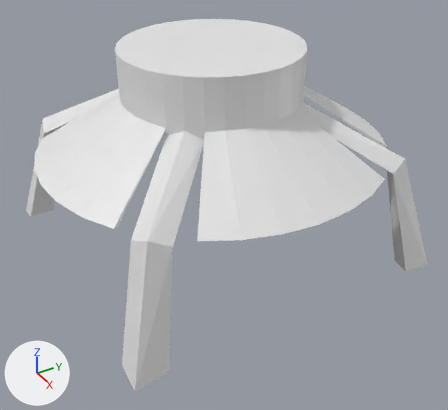
One commit to the Blender file BlenderFiles/spider_hat/spider_hat.blend: the scene before it, then after it.
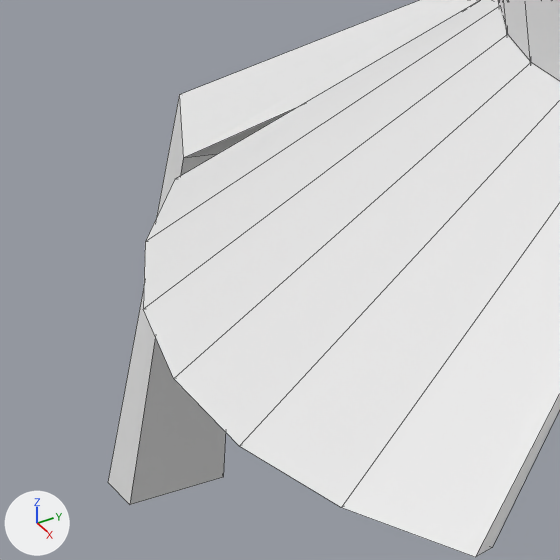
Old and new are each drawn whole from a camera (50 mm lens) standing at (5.6, -3.17, 2.24) and looking at (0.34, -0.05, -1.51) and again close up on the part from 0% to 30% of the width and 23% to 56% of the height. Lighting does not change. The marker at lower left points along +X, +Y and +Z. Both versions are drawn at the pose saved in each file; the numbers are the values there. The close-ups show mesh edges as thin lines.

Before the edit, the objects in view are built like this:
```python
me_cylinder = bpy.data.meshes.new('Cylinder')
me_cylinder.from_pydata(...)  # 86 vertices, 56 faces; spans x -1.98..0.0, y 0.0..1.98, z -3.18..1.0
me_cylinder_001 = bpy.data.meshes.new('Cylinder.001')
me_cylinder_001.from_pydata(...)  # 168 vertices, 80 faces; spans x -1.8..1.8, y -1.86..1.86, z -7.91..-1.0
ob_cylinder = bpy.data.objects.new('Cylinder', me_cylinder)
ob_cylinder.location = (0.0, 0.0, 0.0)
ob_cylinder.scale = (1.0, 1.0, 0.273)
_m = ob_cylinder.modifiers.new('Mirror', 'MIRROR')
_m.use_axis = (True, True, False)
ob_cylinder_001 = bpy.data.objects.new('Cylinder.001', me_cylinder_001)
ob_cylinder_001.location = (0.0, 0.0, 0.0)
ob_cylinder_001.scale = (1.0, 1.0, 0.273)
```
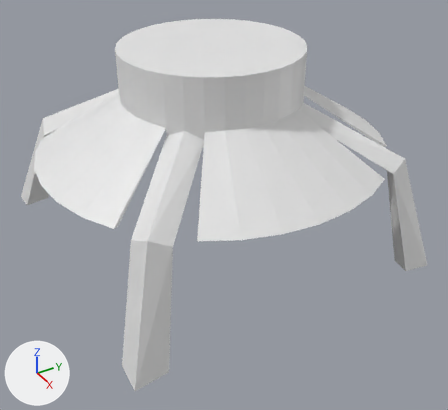
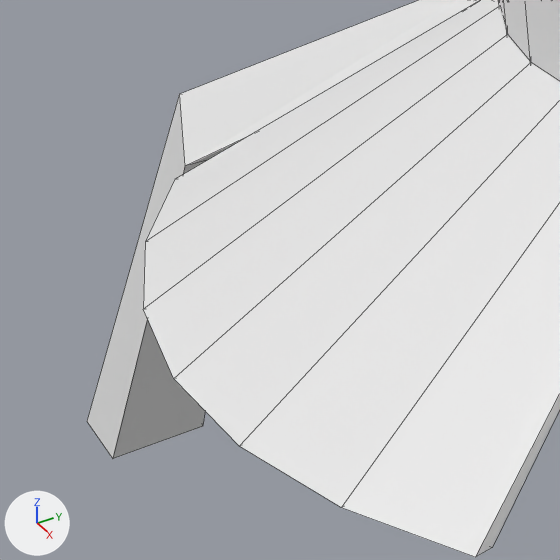
What changed in the scene script:
```text
Change me_cylinder_001:
    where me_cylinder_001.from_pydata(...)  # 168 vertices, 80 faces; spans x -1.8..1.8, y -1.86..1.86, z -7.91..-1.0
    used by ob_cylinder_001; location = (0.0, 0.0, 0.0); scale = (1.0, 1.0, 0.273)
    me_cylinder_001 part 1
    me_cylinder_001.vertices[118].co: (-1.39, -1.38, -3.52) -> (-1.41, -1.38, -3.54)
    me_cylinder_001.vertices[119].co: (-1.57, -1.29, -3.28) -> (-1.57, -1.29, -3.26)
    me_cylinder_001.vertices[120].co: (-1.51, -1.5, -2.92) -> (-1.5, -1.5, -2.9)  # pixel (179, 94)
    me_cylinder_001.vertices[121].co: (-1.29, -1.57, -3.28) -> (-1.3, -1.57, -3.38)  # pixel (183, 158) -> pixel (184, 166)
    me_cylinder_001.vertices[122].co: (-1.57, -1.54, -7.75) -> (-1.82, -1.52, -7.57)  # pixel (223, 477) -> pixel (202, 426)
    me_cylinder_001.vertices[123].co: (-1.79, -1.5, -7.73) -> (-2.04, -1.49, -7.37)
    me_cylinder_001.vertices[124].co: (-1.8, -1.86, -7.91) -> (-2.05, -1.84, -7.57)  # pixel (107, 482) -> pixel (86, 421)
    me_cylinder_001.vertices[125].co: (-1.51, -1.85, -7.65) -> (-1.75, -1.83, -7.53)  # pixel (129, 504) -> pixel (112, 458)
```

Where the change shows, as pixel boxes (x1, y1, x2, y2) in the close-ups (560 x 560 px):
'Cylinder.001', reshaped
    before: (108, 0, 479, 505)
    after: (87, 0, 479, 459)
